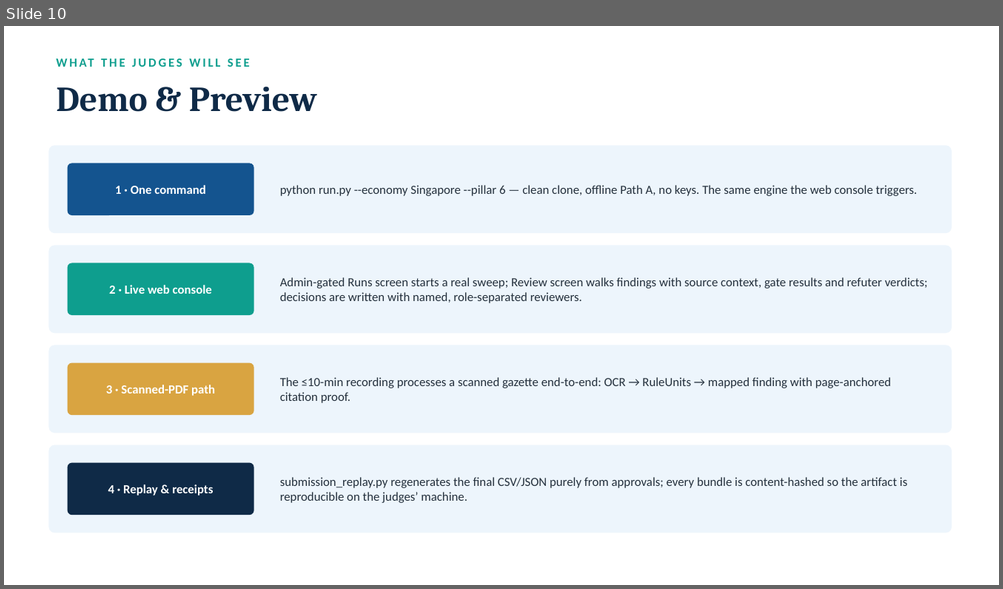
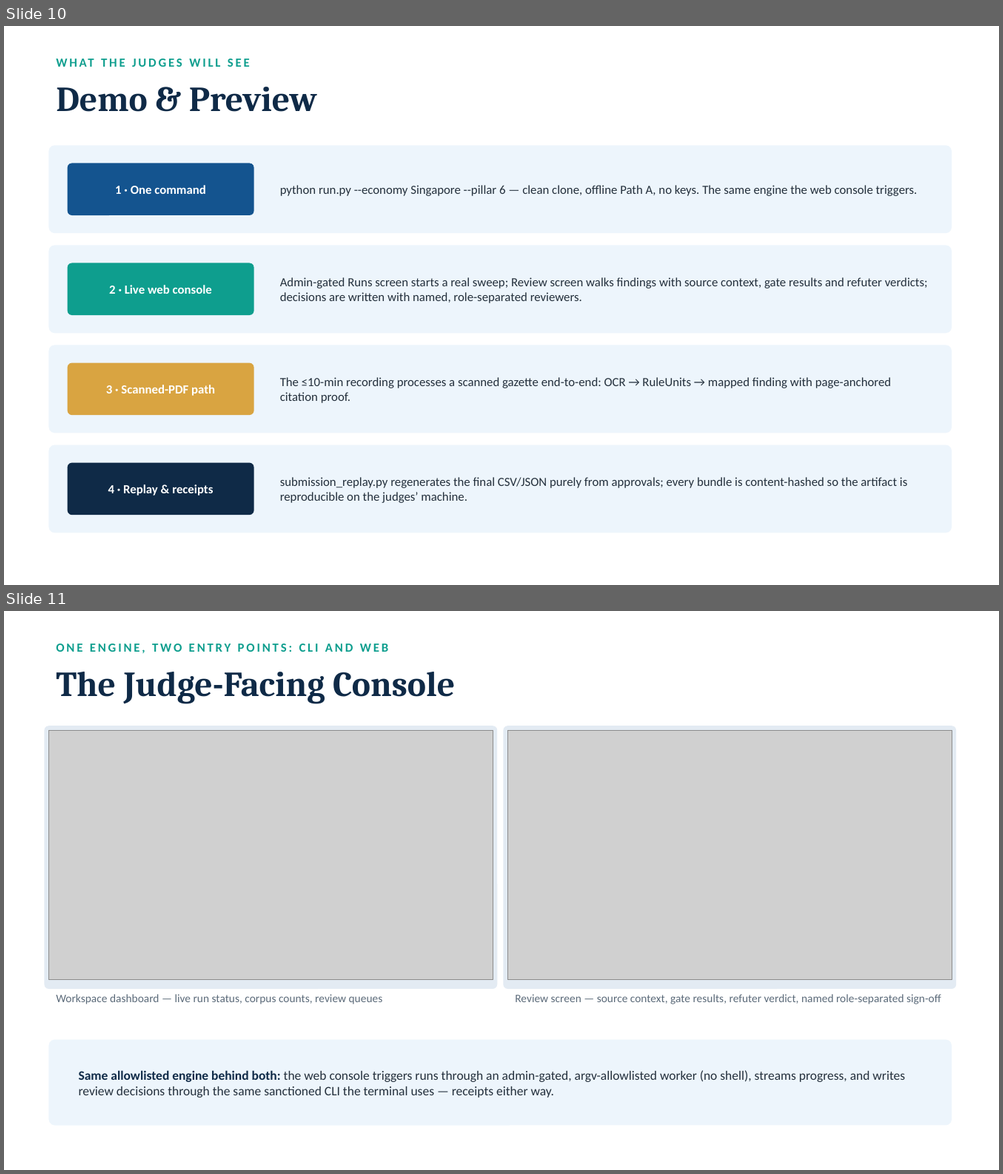
Before and after one commit to nafew0/ClauseChain, a slide deck: ClauseChain_Pitch_Deck.pptx. Shown one above the other, each under a label of ours: slide 10 before the commit, slides 10 and 11 after it. The pictures are 1003x589 and 1003x1174 pixels, drawn with LibreOffice and Linux fonts; fonts in the diff are those of the drawing; grey boxes stand for pictures. Boxes give left, top, right and bottom in pixels: in the first picture for what was removed or moved away, otherwise in the second. Text is boxed around its words. In the diff, an @@ line names an element or a change of style, - is before the commit and + after.

```diff
--- a/ClauseChain_Pitch_Deck.pptx
+++ b/ClauseChain_Pitch_Deck.pptx
@@ slide 11 added at [4,611,999,1170], background #FFFFFF @@
@@ text added at [56,644,388,653], 12 pt, text #0E9E8E, bold @@
+ONE ENGINE, TWO ENTRY POINTS: CLI AND WEB
@@ text added at [56,672,455,703], 34 pt, text #0F2A47, bold @@
+The Judge-Facing Console
@@ rounded rectangle added at [44,726,497,989], fill #E3EBF3 @@
@@ picture added at [48,730,492,980] @@
@@ rounded rectangle added at [504,726,956,989], fill #E3EBF3 @@
@@ picture added at [508,730,951,980] @@
@@ text added at [56,994,383,1005], 11 pt, text #5C6B7A @@
+Workspace dashboard — live run status, corpus counts, review queues
@@ text added at [515,994,941,1005], 11 pt, text #5C6B7A @@
+Review screen — source context, gate results, refuter verdict, named role-separated sign-off
@@ rounded rectangle added at [48,1040,951,1126], fill #EDF5FC @@
@@ text added at [79,1071,905,1098], 12.5 pt, text #24303C @@
+Same allowlisted engine behind both: the web console triggers runs through an admin-gated, argv-allowlisted worker (no shell), streams progress, and writes review decisions through the same sanctioned CLI the terminal uses — receipts either way.
```
Also in this commit, not shown: 3 other slides added, 1 other file.
